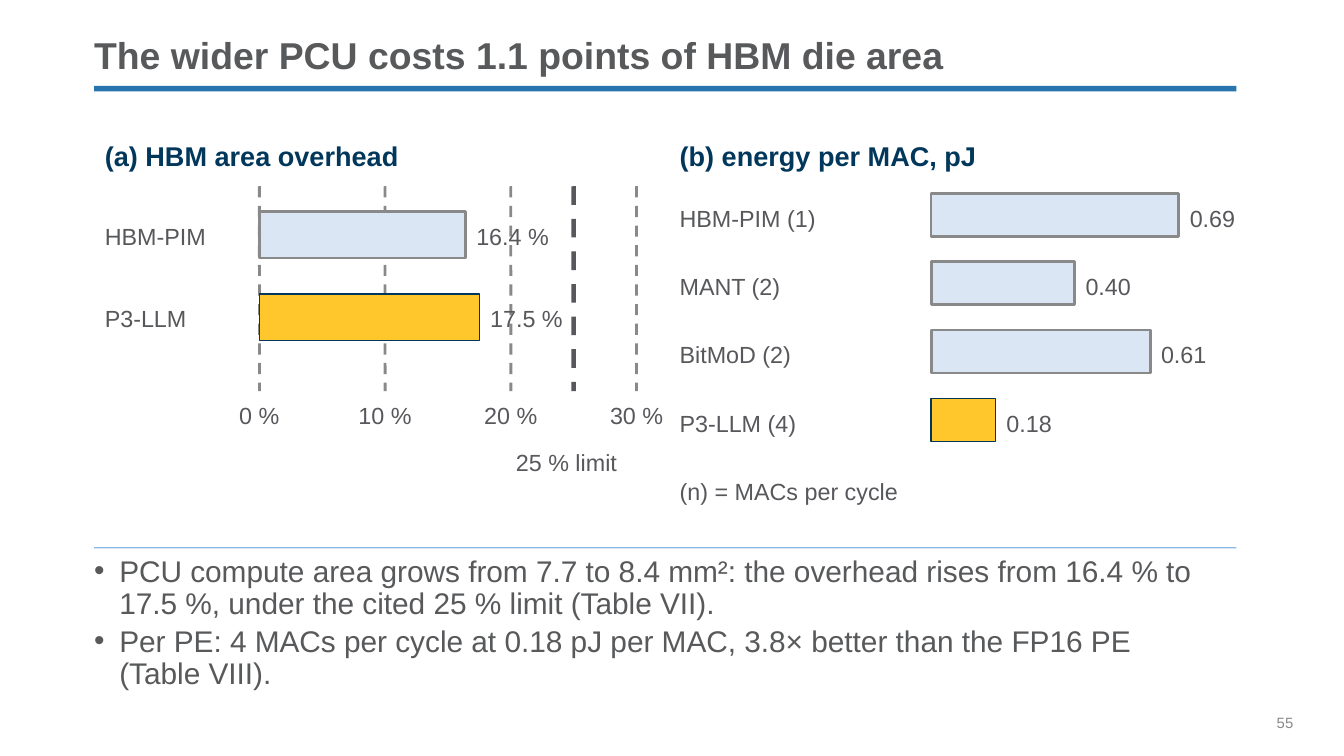
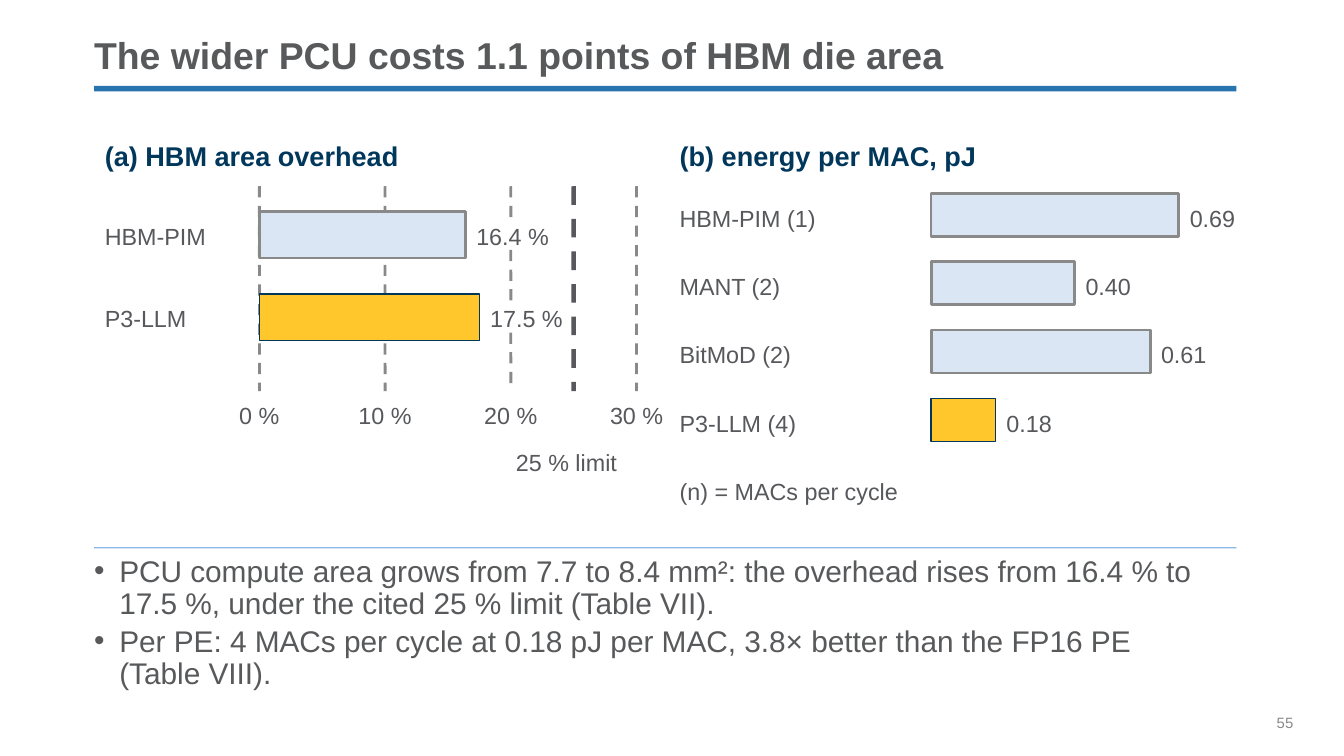
Before and after one commit to yanggon-kim/skills, a slide deck: slide 55 of ppt-create/assets/reference/p3llm-intro.pptx. Drawn at 1344x756 pixels with LibreOffice and Linux fonts; fonts in the diff are those of the drawing; background and template pictures are left out. Boxes give left, top, right and bottom in pixels: in the first picture for what was removed or moved away, otherwise in the second. Text is boxed around its words. In the diff, an @@ line names an element or a change of style, - is before the commit and + after.

```diff
--- a/ppt-create/assets/reference/p3llm-intro.pptx
+++ b/ppt-create/assets/reference/p3llm-intro.pptx
@@ line moved from (511, 187) - (511, 391) to (511, 250) - (511, 305) @@
@@ line added from (511, 333) to (511, 391), #898989 1.5 pt dashed @@
```
Also in this commit, not shown: 11 other slides changed, 11 other files.
